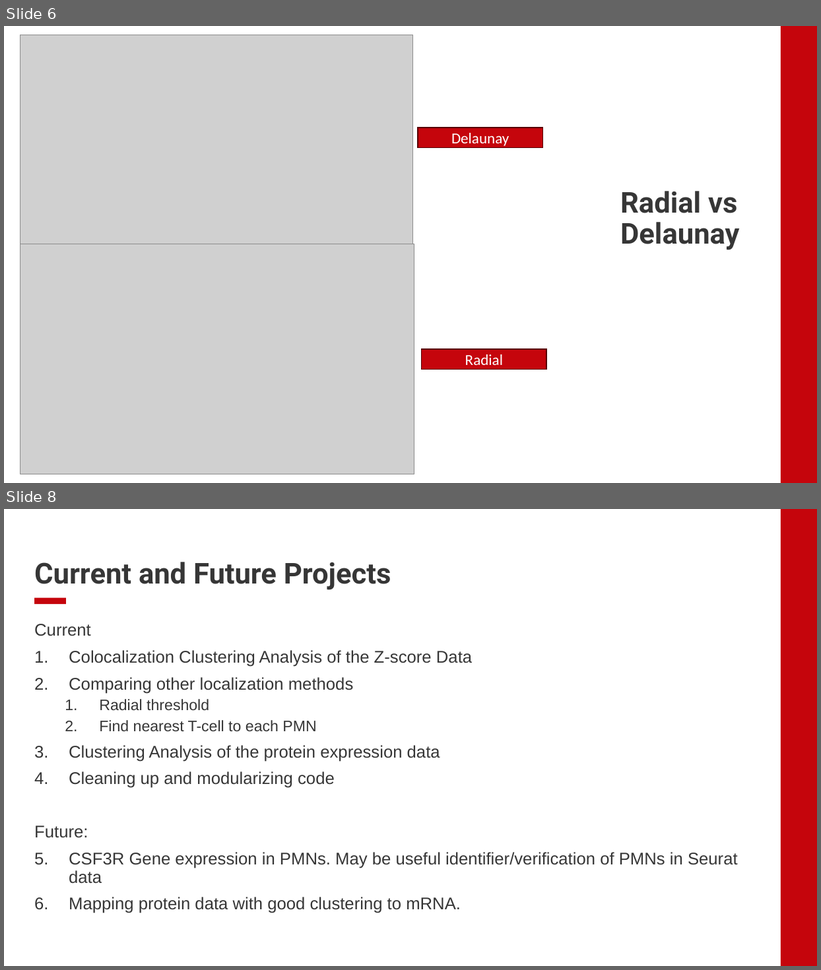
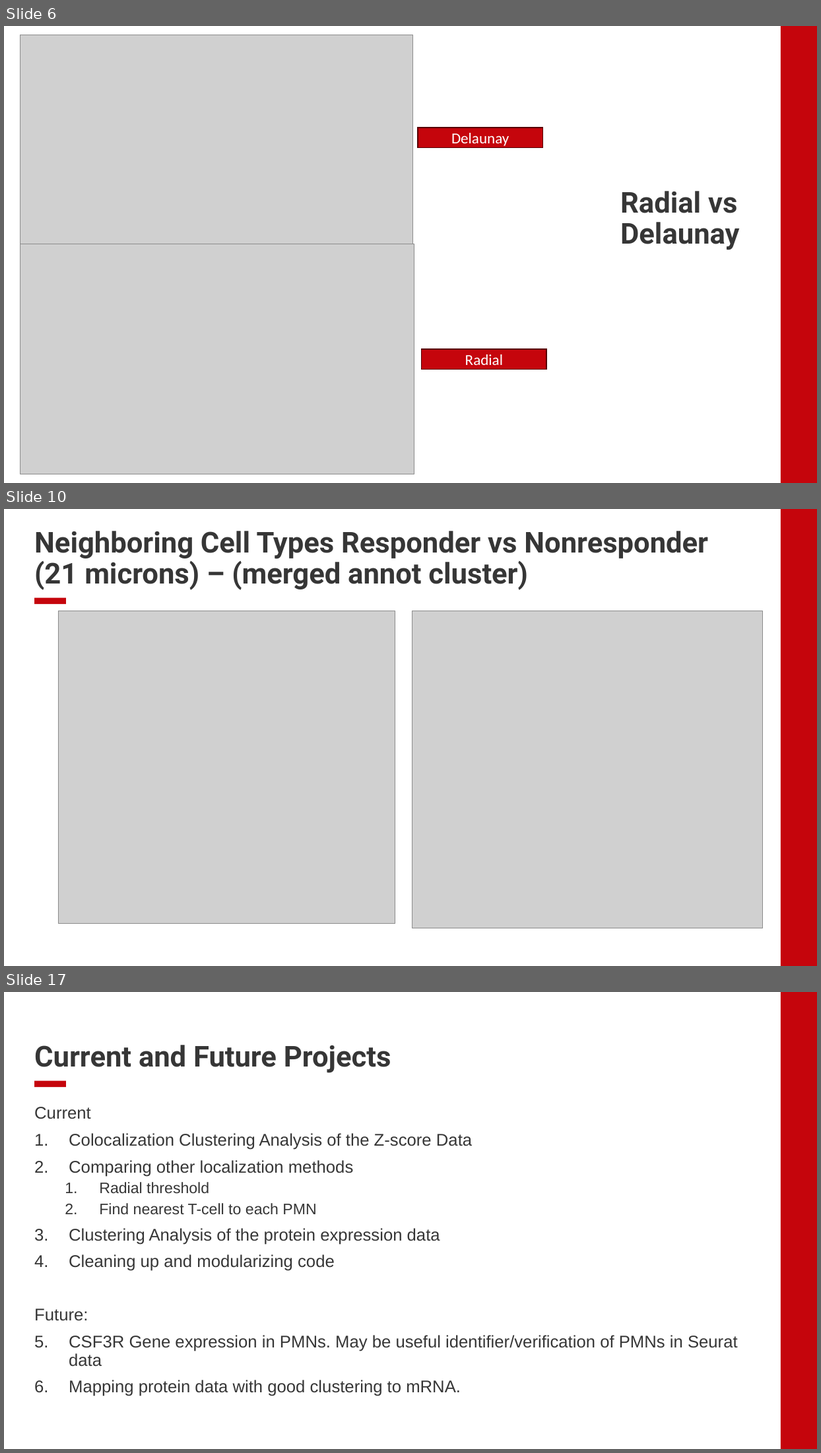
Before and after one commit to EDJohns/2025-Dinh-Lab-Research-Project, a slide deck: Shapiro 2025 Project/Weekly Updates/Week 4 Updates.pptx. Shown one above the other, each under a label of ours: slides 6 and 8 before the commit, slides 6, 10 and 17 after it; the slides between them are not shown. The pictures are 821x970 and 821x1453 pixels, drawn with LibreOffice and Linux fonts; fonts in the diff are those of the drawing; grey boxes stand for pictures; background and template pictures are left out. Boxes give left, top, right and bottom in pixels: in the first picture for what was removed or moved away, otherwise in the second. Text is boxed around its words. In the diff, an @@ line names an element or a change of style, - is before the commit and + after.

```diff
--- a/Shapiro 2025 Project/Weekly Updates/Week 4 Updates.pptx
+++ b/Shapiro 2025 Project/Weekly Updates/Week 4 Updates.pptx
@@ slide 10 added at [4, 509, 817, 966], background #FFFFFF; not listed: 2 template elements that a slide beside it also shows @@
@@ title added at [34, 531, 708, 590], 34 pt, text #363636, bold @@
+Neighboring Cell Types Responder vs Nonresponder (21 microns) – (merged annot cluster)
@@ picture added at [58, 611, 395, 924] @@
@@ picture added at [412, 611, 763, 929] @@
@@ what was slide 8 is now slide 17 @@
```
Also in this commit, not shown: 1 slide changed, 8 other slides added, 6 other files.
